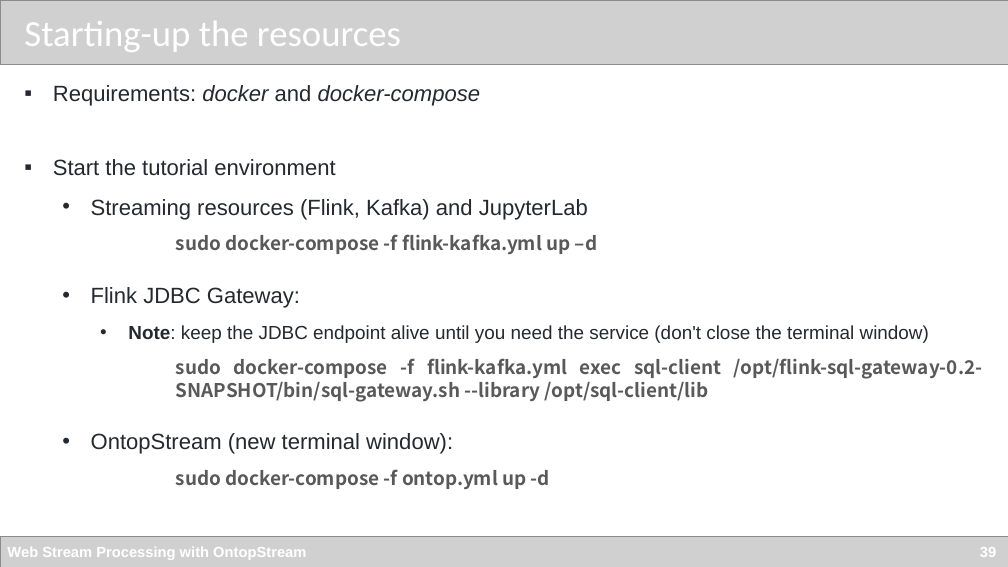
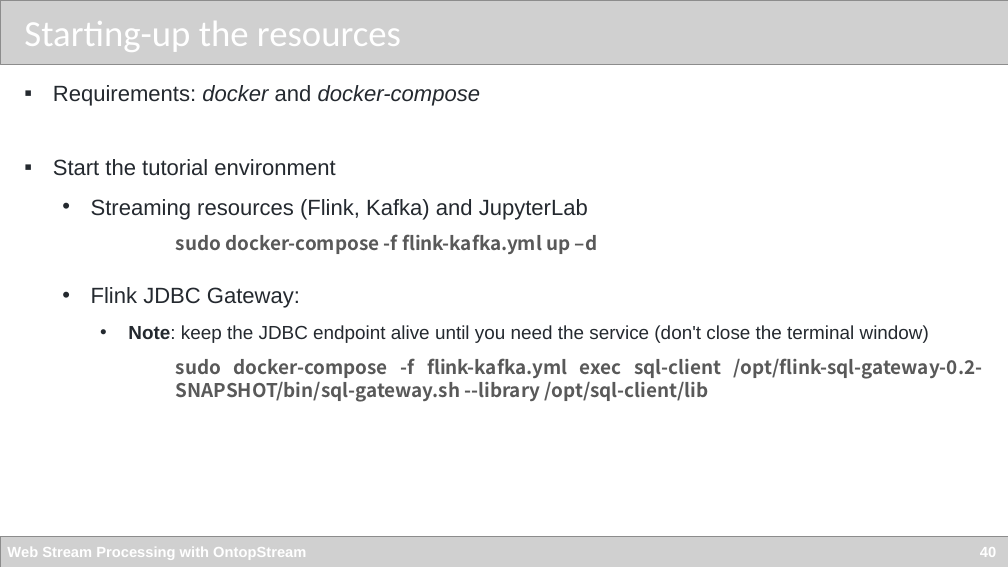
Before and after one commit to chimera-suite/OntopStream-TheWebConf2022Tutorial, a slide deck: slide 40 of Tutorial_WebConf.pptx (slide 39 before the commit). Drawn at 1008x567 pixels with LibreOffice and Linux fonts; fonts in the diff are those of the drawing; grey boxes stand for pictures. Boxes give left, top, right and bottom in pixels: in the first picture for what was removed or moved away, otherwise in the second. Text is boxed around its words. In the diff, an @@ line names an element or a change of style, - is before the commit and + after.

```diff
--- a/Tutorial_WebConf.pptx
+++ b/Tutorial_WebConf.pptx
@@ text at bbox=[91, 433, 550, 489]: paragraphs removed @@
-  • OntopStream (new terminal window):
-        sudo docker-compose -f ontop.yml up -d
@@ text at bbox=[7, 547, 996, 560]: text changed @@
-Web Stream Processing with OntopStream 39
+Web Stream Processing with OntopStream 40
```
Also in this commit, not shown: 8 other slides changed, 14 slides added, 1 other file.
